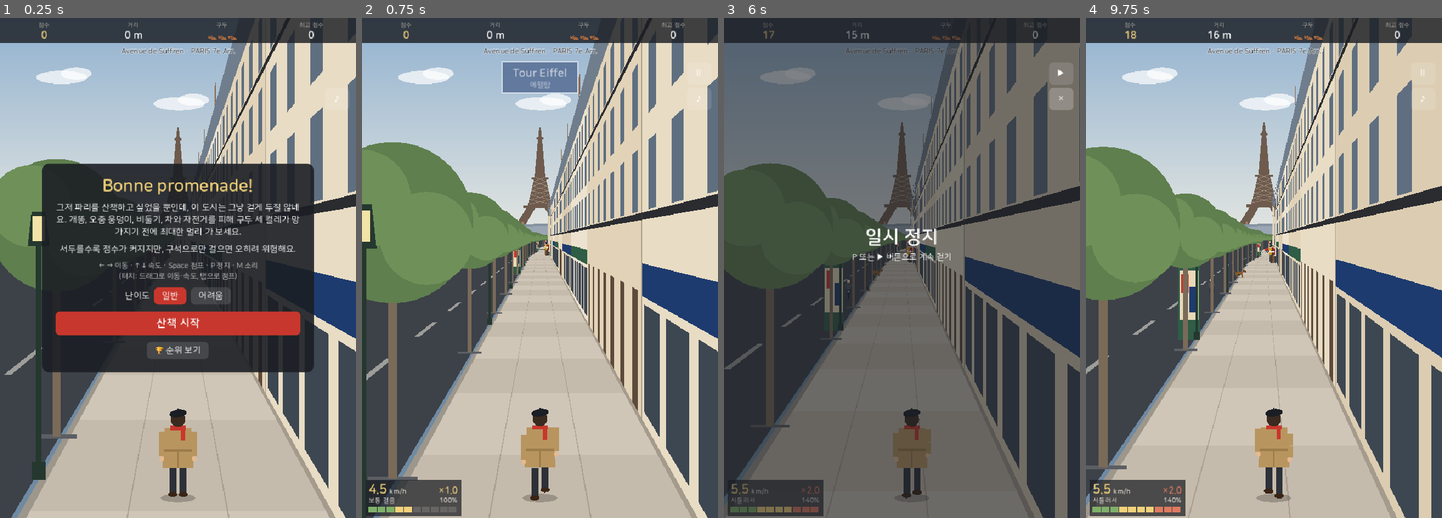
Above: before the commit, frames 1-4 (left to right).
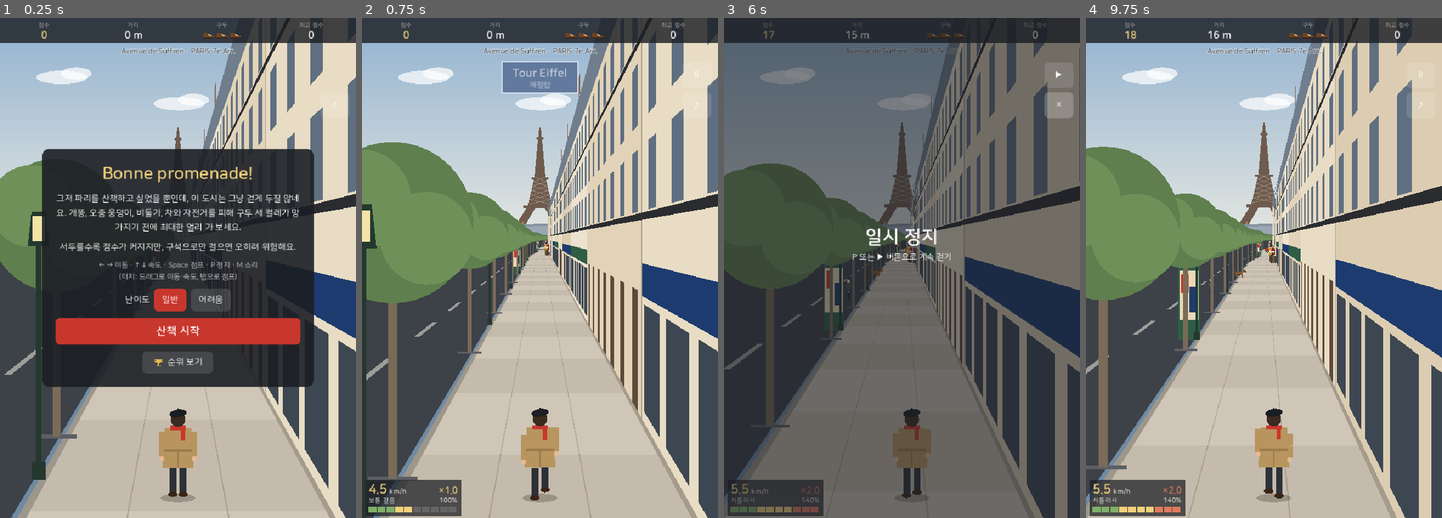
Above: after the commit, the same moments.

Repository: smkim77/paris-promenade
Game: Godot game, scene res://main.tscn
The game is run twice, just before and just after one commit, with the same random seed, the same clock (stepped at 60 frames per second) and the same inputs.
Inputs (mouse positions are in pixels of both pictures, inside the frame that each line leads up to):
- Up to frame 1 (0.25 s): no input
- Up to frame 2 (0.75 s): click "산책 시작" at 0.5 s
- Up to frame 3 (6 s): tap Enter at 1.25, 3.6 s; move the mouse to (980, 243) at 1.27 s; hold Right 1.28-2 s; tap P at 1.35, 5.1 s; click (980, 243) at 1.42 s; tap Space at 1.52, 1.82, 5.27, 5.57 s; click "▶" at 2 s; drag from (830, 293) to (884, 368) at 2.77 s; move the mouse to (937, 158) at 3.52 s; hold Right 3.53-4.25 s; click (937, 158) at 3.67 s; drag from (884, 368) to (795, 193) at 4.27 s; move the mouse to (1008, 343) at 5.02 s; hold Left 5.03-5.75 s; click (1008, 343) at 5.17 s; click "♪" at 5.75 s
- Up to frame 4 (9.75 s): click "×" at 6.5 s; tap Space at 7.25, 8.75 s; drag from (1157, 193) to (1210, 143) at 7.27 s; tap Enter at 8, 8.1, 9.5 s; move the mouse to (1281, 268) at 8.02 s; hold Down 8.03-8.75 s; click (1281, 268) at 8.17 s; drag from (1210, 143) to (1192, 293) at 8.77 s; move the mouse to (1342, 243) at 9.52 s; hold Up from 9.53 s (still down); tap P at 9.6 s; click (1342, 243) at 9.67 s

The runs differ from the first frame. In frame 1, 13% of the frame differs, in the area x 11-96%, y 3-74%; in frame 2, 0.1%; in frame 3, 0.3%; in frame 4, 0.1%.

Commit message:
Get ready for web and mobile: pre-rendered audio, drawn icons, touch polish
- tools/render_audio.gd renders every sound into audio/*.wav (imported QOA-compressed, ~1.5 MB);
  sfx.gd now only loads them, since web builds have no worker threads to synthesise at start-up
- icons.gd draws the avatar/shoe/trophy emoji, which web and mobile builds can't render
- accented Latin letters fall back to Godot's built-in font (the Korean font lacks them)
- pause when the app or tab loses focus, bigger touch targets, a touch-control hint,
  portrait orientation, and a shorter drawing distance on devices below 45 fps

Co-Authored-By: Claude Opus 5.5 <noreply@anthropic.com>

Diff:
--- a/game.gd
+++ b/game.gd
@@ -8,7 +8,7 @@
 ## sidewalk edge.
 
 const SEG_LEN := 200.0
-const DRAW := 160
+const DRAW := 160            # segments generated / simulated ahead
 const ROAD_W := 700.0
 const CAM_H := 1000.0
 const CAM_DEPTH := 0.84
@@ -135,6 +135,8 @@
 
 # ---------- render scratch ----------
 var rows: Array = []
+var draw_n := DRAW             # segments actually drawn: shortened on a phone that can't keep up
+var fps_low_t := 0.0
 var cam_x := 0.0
 var base_idx := 0
 var player_screen := Vector2.ZERO
@@ -173,6 +175,11 @@
 
 func _ready() -> void:
 	randomize()
+	# the Korean font has no accented Latin letters (é, è, à…): fall back to Godot's built-in font,
+	# which every build carries (on the web there are no system fonts to fall back on)
+	var fb: Array[Font] = [ThemeDB.fallback_font]
+	font.fallbacks = fb
+	font_bold.fallbacks = fb
 	for i in 48:
 		ROOFS.append({"w": 26 + ((i * 37) % 40), "h": 10 + ((i * 53) % 26), "chim": i % 3})
 	_load_save()
@@ -766,7 +773,22 @@
 	_layout()
 	if state == PLAY:
 		update(minf(delta, 0.05))
+		_adapt_quality(delta)
 	queue_redraw()
+
+
+## a slow phone: after 2 s below 45 fps, draw 15 fewer segments of the street (down to 85);
+## the far end just appears a little later
+func _adapt_quality(delta: float) -> void:
+	if draw_n <= 85:
+		return
+	if Engine.get_frames_per_second() < 45:
+		fps_low_t += delta
+		if fps_low_t > 2.0:
+			draw_n -= 15
+			fps_low_t = 0.0
+	else:
+		fps_low_t = 0.0
 
 
 func update(dt: float) -> void:
@@ -1143,6 +1165,13 @@
 # input
 # ======================================================================
 
+func _notification(what: int) -> void:
+	# switching apps or tabs (or the phone locking) pauses the walk, like the web version
+	if what in [NOTIFICATION_APPLICATION_FOCUS_OUT, NOTIFICATION_APPLICATION_PAUSED] and state == PLAY \
+			and not OS.get_cmdline_user_args().has("--autoplay"):
+		toggle_pause()
+
+
 func jump() -> void:
 	if state != PLAY or jump_t > 0.0:
 		return
@@ -1363,7 +1392,7 @@
 	var x := 0.0
 	var dx: float = -(segs[base_idx].curve * base_pct)
 	rows = []
-	for n in DRAW:
+	for n in draw_n:
 		var i := base_idx + n
 		var seg: Dictionary = segs[i]
 		var zs := i * SEG_LEN
@@ -1379,7 +1408,7 @@
 	var buckets := {}
 	var add := func(z: float, fn: Callable) -> void:
 		var n := floori(z / SEG_LEN) - base_idx
-		if n < 0 or n >= DRAW:
+		if n < 0 or n >= draw_n:
 			return
 		if not buckets.has(n):
 			buckets[n] = []
@@ -1439,7 +1468,7 @@
 			var lz: float = c.lanes[car.lane]
 			add.call(lz, (draw_bike if car.bike else draw_car).bind(to_screen(lz, car.x), car))
 
-	for n in range(DRAW - 1, -1, -1):
+	for n in range(draw_n - 1, -1, -1):
 		draw_segment(rows[n])
 		if buckets.has(n):
 			var list: Array = buckets[n]
@@ -2646,12 +2675,15 @@
 ## top bar: score, distance, shoes, best; with the street name under it
 func draw_hud() -> void:
 	rect(0, 0, W, HUD_H, Color(0.106, 0.118, 0.141, 0.82))
-	var cols := [["점수", _fmt(floori(score))], ["거리", "%d m" % floori(dist)], ["구두", "👞".repeat(maxi(0, lives)) if lives > 0 else "—"], ["최고 점수", _fmt(best)]]
+	var cols := [["점수", _fmt(floori(score))], ["거리", "%d m" % floori(dist)], ["구두", "" if lives > 0 else "—"], ["최고 점수", _fmt(best)]]
 	var cw := W / cols.size()
 	for j in cols.size():
 		var cx := cw * (j + 0.5)
 		text(cols[j][0], V(cx, 16), 11, Color("b9b3a8"), HORIZONTAL_ALIGNMENT_CENTER, font)
 		text(cols[j][1], V(cx, 37), 18, Color("f2d27a") if j == 0 else Color.WHITE)
+	flush()
+	for k in maxi(0, lives):      # one drawn shoe per pair left (emoji don't render on web / mobile)
+		Icons.paint(self, "👞", V(cw * 2.5 + (k - (lives - 1) / 2.0) * 24, 31), 22)
 	var p: Dictionary = PLACES[place_at(dist)]
 	text("%s · PARIS %s Arr." % [p.street, p.arr], V(W / 2, HUD_H + 18), 13, Color("1b1e24"), HORIZONTAL_ALIGNMENT_CENTER, font, 4, Color(1, 1, 1, 0.75))
 
@@ -2696,8 +2728,8 @@
 	tab.bg_color = Color(1, 1, 1, 0.12)
 	tab.content_margin_left = 14
 	tab.content_margin_right = 14
-	tab.content_margin_top = 6
-	tab.content_margin_bottom = 6
+	tab.content_margin_top = 9
+	tab.content_margin_bottom = 9
 	var tab_on: StyleBoxFlat = tab.duplicate()
 	tab_on.bg_color = Color("c8372d")
 	var tab_hover: StyleBoxFlat = tab.duplicate()
@@ -2717,7 +2749,10 @@
 		"서두를수록 점수가 커지지만, 구석으로만 걸으면 오히려 위험해요.",
 	], "산책 시작")
 	var keys := Label.new()
-	keys.text = "← → 이동 · ↑ ↓ 속도 · Space 점프 · P 정지 · M 소리\n(터치: 드래그로 이동·속도, 탭으로 점프)"
+	if DisplayServer.is_touchscreen_available():
+		keys.text = "좌우로 드래그해서 이동 · 위아래로 드래그해서 속도\n짧게 탭하면 점프 · II 버튼으로 일시 정지"
+	else:
+		keys.text = "← → 이동 · ↑ ↓ 속도 · Space 점프 · P 정지 · M 소리\n(터치: 드래그로 이동·속도, 탭으로 점프)"
 	keys.horizontal_alignment = HORIZONTAL_ALIGNMENT_CENTER
 	keys.add_theme_font_size_override("font_size", 13)
 	keys.modulate = Color(1, 1, 1, 0.75)
@@ -2752,7 +2787,7 @@
 	sound_btn = Button.new()
 	sound_btn.text = "♪"
 	sound_btn.focus_mode = Control.FOCUS_NONE
-	_pin_top_right(sound_btn, HUD_H + 80)
+	_pin_top_right(sound_btn, HUD_H + 88)
 	sound_btn.theme_type_variation = "TabBtn"
 	sound_btn.pressed.connect(_toggle_sound)
 	sound_btn.text = "×" if sfx.muted else "♪"
@@ -2825,10 +2860,10 @@
 func _pin_top_right(b: Control, top: float) -> void:
 	b.anchor_left = 1.0
 	b.anchor_right = 1.0
-	b.offset_left = -56
+	b.offset_left = -64
 	b.offset_right = -12
 	b.offset_top = top
-	b.offset_bottom = top + 40
+	b.offset_bottom = top + 46
 
 
 func _para(s: String) -> Label:
--- /dev/null
+++ b/icons.gd
@@ -0,0 +1,149 @@
+class_name Icons
+extends Control
+## The emoji the game uses (scoreboard avatars, shoes, trophy), drawn as small vector icons,
+## because web and mobile builds have no emoji font to fall back on. The scoreboard keeps
+## storing the emoji characters themselves (shared with the web version); only the look is ours.
+## As a Control it shows one icon (`id`); Icons.paint() draws one onto any CanvasItem.
+
+const IDS := ["🥖", "🗼", "🐕", "🐦", "👞", "🥐", "🧀", "🍷", "🎨", "🚲", "🐀", "🎩", "🏆", "🙂"]
+
+var id := "🙂":
+	set(v):
+		id = v
+		queue_redraw()
+
+
+static func make(icon_id: String, px: float) -> Icons:
+	var c := Icons.new()
+	c.id = icon_id
+	c.custom_minimum_size = Vector2(px, px)
+	c.mouse_filter = Control.MOUSE_FILTER_IGNORE
+	return c
+
+
+func _draw() -> void:
+	paint(self, id, size / 2, minf(size.x, size.y))
+
+
+## draw icon `icon_id` centred at c, s pixels across
+static func paint(ci: CanvasItem, icon_id: String, c: Vector2, s: float) -> void:
+	match icon_id:
+		"🥖":      # baguette
+			_ell(ci, c, s, 0, 0, 0.48, 0.15, Color("d9a35a"), -0.6)
+			for k in 3:
+				var u := (k - 1) * 0.22
+				_ln(ci, c, s, u * cos(-0.6) - 0.06, u * sin(-0.6) - 0.06, u * cos(-0.6) + 0.06, u * sin(-0.6) + 0.06, 0.04, Color("a8692c"))
+		"🗼":      # Eiffel Tower
+			var b := Color("8a6a52")
+			_poly(ci, c, s, [[-0.32, 0.46], [-0.2, 0.46], [-0.05, -0.04], [-0.12, -0.04]], b)
+			_poly(ci, c, s, [[0.32, 0.46], [0.2, 0.46], [0.05, -0.04], [0.12, -0.04]], b)
+			_poly(ci, c, s, [[-0.17, -0.06], [0.17, -0.06], [0.17, 0.0], [-0.17, 0.0]], b)
+			_poly(ci, c, s, [[-0.1, -0.04], [0.1, -0.04], [0.03, -0.36], [-0.03, -0.36]], b)
+			_poly(ci, c, s, [[-0.03, -0.36], [0.03, -0.36], [0.0, -0.5]], b)
+		"🐕":      # dog
+			var d := Color("b98a4e")
+			for x in [-0.2, -0.12, 0.12, 0.2]:
+				_ln(ci, c, s, x, 0.05, x, 0.32, 0.07, d)
+			_ln(ci, c, s, -0.26, 0.0, -0.4, -0.18, 0.05, d)
+			_ell(ci, c, s, -0.02, 0.05, 0.28, 0.13, d)
+			_ell(ci, c, s, 0.27, -0.12, 0.13, 0.11, d)
+			_ell(ci, c, s, 0.38, -0.09, 0.07, 0.05, d)
+			_ell(ci, c, s, 0.21, -0.17, 0.05, 0.1, Color("7a5530"), 0.4)
+			_ell(ci, c, s, 0.43, -0.1, 0.025, 0.025, Color("1b1e24"))
+		"🐦":      # pigeon
+			_ell(ci, c, s, -0.04, 0.06, 0.3, 0.17, Color("8a95a3"))
+			_poly(ci, c, s, [[-0.3, 0.02], [-0.48, -0.06], [-0.48, 0.12]], Color("5c6b74"))
+			_ell(ci, c, s, -0.06, 0.02, 0.17, 0.08, Color("6f7a88"), -0.2)
+			_ell(ci, c, s, 0.24, -0.12, 0.12, 0.12, Color("4f7a6a"))
+			_poly(ci, c, s, [[0.34, -0.14], [0.46, -0.1], [0.34, -0.07]], Color("c88a5a"))
+			_ell(ci, c, s, 0.26, -0.15, 0.025, 0.025, Color("1b1e24"))
+			_ln(ci, c, s, 0.0, 0.22, -0.02, 0.36, 0.035, Color("c88a5a"))
+			_ln(ci, c, s, 0.08, 0.22, 0.1, 0.36, 0.035, Color("c88a5a"))
+		"👞":      # shoe
+			_poly(ci, c, s, [[-0.46, -0.18], [-0.46, 0.2], [0.46, 0.2], [0.46, 0.08], [0.22, -0.04], [-0.02, -0.08], [-0.14, -0.2]], Color("6b4423"))
+			_poly(ci, c, s, [[-0.46, 0.2], [0.46, 0.2], [0.46, 0.27], [-0.46, 0.27]], Color("3a2416"))
+			for k in 3:
+				_ln(ci, c, s, -0.06 + k * 0.08, -0.08 + k * 0.02, 0.0 + k * 0.08, 0.02 + k * 0.02, 0.025, Color("e8dcc6"))
+		"🥐":      # croissant
+			for k in 5:
+				var a := PI * (1.1 + k * 0.2)
+				var r := 0.11 if k == 0 or k == 4 else 0.16
+				_ell(ci, c, s, cos(a) * 0.3, 0.12 + sin(a) * 0.3, r, r * 0.8, Color("d9a35a") if k % 2 == 0 else Color("c98d45"), a)
+		"🧀":      # cheese wedge
+			_poly(ci, c, s, [[-0.44, 0.06], [0.44, -0.24], [0.44, 0.26], [-0.44, 0.26]], Color("f2c94c"))
+			_poly(ci, c, s, [[-0.44, 0.06], [0.44, -0.24], [0.44, -0.12], [-0.44, 0.12]], Color("f7dc7a"))
+			for h in [[-0.1, 0.17, 0.06], [0.2, 0.08, 0.07], [0.26, 0.2, 0.04]]:
+				_ell(ci, c, s, h[0], h[1], h[2], h[2], Color("d9a52c"))
+		"🍷":      # glass of red wine
+			_ell(ci, c, s, 0, -0.2, 0.24, 0.26, Color(0.85, 0.9, 0.95, 0.5), 0, 0, PI)
+			_ell(ci, c, s, 0, -0.12, 0.21, 0.2, Color("8c1c2c"), 0, 0, PI)
+			_ln(ci, c, s, 0, 0.06, 0, 0.34, 0.05, Color(0.85, 0.9, 0.95, 0.9))
+			_ell(ci, c, s, 0, 0.36, 0.18, 0.05, Color(0.85, 0.9, 0.95, 0.9))
+		"🎨":      # painter's palette
+			_ell(ci, c, s, 0, 0, 0.46, 0.36, Color("e8c99b"))
+			_ell(ci, c, s, 0.18, 0.14, 0.08, 0.07, Color("b98f5c"))
+			for dot in [[-0.24, -0.06, "c8372d"], [-0.06, -0.2, "1d3b6e"], [0.16, -0.16, "f2c94c"], [-0.18, 0.16, "2f5d46"]]:
+				_ell(ci, c, s, dot[0], dot[1], 0.08, 0.08, Color(dot[2]))
+		"🚲":      # bicycle
+			var f := Color("3f6fb0")
+			for x in [-0.27, 0.27]:
+				ci.draw_arc(_p(c, s, x, 0.12), 0.18 * s, 0, TAU, 24, Color("1b1e24"), maxf(1.0, 0.05 * s), true)
+			_ln(ci, c, s, -0.27, 0.12, -0.02, 0.12, 0.05, f)
+			_ln(ci, c, s, -0.02, 0.12, -0.12, -0.12, 0.05, f)
+			_ln(ci, c, s, -0.12, -0.12, 0.17, -0.12, 0.05, f)
+			_ln(ci, c, s, 0.17, -0.12, -0.02, 0.12, 0.05, f)
+			_ln(ci, c, s, 0.17, -0.12, 0.27, 0.12, 0.05, f)
+			_ln(ci, c, s, -0.27, 0.12, -0.12, -0.12, 0.05, f)
+			_ln(ci, c, s, 0.14, -0.22, 0.24, -0.22, 0.05, Color("4a4f57"))
+			_ln(ci, c, s, -0.17, -0.18, -0.06, -0.18, 0.06, Color("2a2c30"))
+		"🐀":      # rat
+			var g := Color("7a7a80")
+			ci.draw_polyline(PackedVector2Array([_p(c, s, -0.24, 0.08), _p(c, s, -0.38, 0.14), _p(c, s, -0.46, 0.04), _p(c, s, -0.44, -0.08)]), Color("d9a0a0"), maxf(1.0, 0.035 * s), true)
+			_ell(ci, c, s, -0.04, 0.06, 0.24, 0.14, g)
+			_poly(ci, c, s, [[0.12, -0.04], [0.42, 0.06], [0.12, 0.16]], g)
+			_ell(ci, c, s, 0.12, -0.08, 0.07, 0.07, Color("d9a0a0"))
+			_ell(ci, c, s, 0.26, 0.02, 0.025, 0.025, Color("1b1e24"))
+			_ell(ci, c, s, 0.42, 0.06, 0.025, 0.025, Color("d98080"))
+		"🎩":      # top hat
+			_ell(ci, c, s, 0, 0.3, 0.44, 0.1, Color("1b1e24"))
+			_poly(ci, c, s, [[-0.24, 0.3], [-0.26, -0.36], [0.26, -0.36], [0.24, 0.3]], Color("2a2c30"))
+			_ell(ci, c, s, 0, -0.36, 0.26, 0.06, Color("33363d"))
+			_poly(ci, c, s, [[-0.245, 0.12], [0.245, 0.12], [0.24, 0.22], [-0.24, 0.22]], Color("c8372d"))
+		"🏆":      # trophy
+			var au := Color("e2b84a")
+			for sd in [-1.0, 1.0]:
+				ci.draw_arc(_p(c, s, sd * 0.24, -0.16), 0.11 * s, 0, TAU, 20, au, maxf(1.0, 0.05 * s), true)
+			_ell(ci, c, s, 0, -0.3, 0.27, 0.36, au, 0, 0, PI)
+			_poly(ci, c, s, [[-0.06, 0.06], [0.06, 0.06], [0.06, 0.26], [-0.06, 0.26]], au)
+			_poly(ci, c, s, [[-0.2, 0.26], [0.2, 0.26], [0.22, 0.38], [-0.22, 0.38]], Color("b38a2e"))
+			_ell(ci, c, s, -0.1, -0.2, 0.05, 0.12, Color(1, 1, 1, 0.35))
+		_:         # 🙂 and anything unknown
+			_ell(ci, c, s, 0, 0, 0.44, 0.44, Color("f2d27a"))
+			_ell(ci, c, s, -0.14, -0.1, 0.05, 0.07, Color("1b1e24"))
+			_ell(ci, c, s, 0.14, -0.1, 0.05, 0.07, Color("1b1e24"))
+			ci.draw_arc(_p(c, s, 0, 0.02), 0.22 * s, 0.35, PI - 0.35, 16, Color("1b1e24"), maxf(1.0, 0.05 * s), true)
+
+
+static func _p(c: Vector2, s: float, x: float, y: float) -> Vector2:
+	return c + Vector2(x, y) * s
+
+
+static func _ell(ci: CanvasItem, c: Vector2, s: float, x: float, y: float, rx: float, ry: float, col: Color,
+		rot := 0.0, a0 := 0.0, a1 := TAU) -> void:
+	var pts := PackedVector2Array()
+	var n := 20
+	for k in n + (0 if a1 - a0 >= TAU else 1):
+		var t := a0 + (a1 - a0) * k / n
+		pts.append(c + (Vector2(cos(t) * rx, sin(t) * ry).rotated(rot) + Vector2(x, y)) * s)
+	ci.draw_colored_polygon(pts, col)
+
+
+static func _poly(ci: CanvasItem, c: Vector2, s: float, pts: Array, col: Color) -> void:
+	var out := PackedVector2Array()
+	for p in pts:
+		out.append(c + Vector2(p[0], p[1]) * s)
+	ci.draw_colored_polygon(out, col)
+
+
+static func _ln(ci: CanvasItem, c: Vector2, s: float, x0: float, y0: float, x1: float, y1: float, w: float, col: Color) -> void:
+	ci.draw_line(_p(c, s, x0, y0), _p(c, s, x1, y1), col, maxf(1.0, w * s), true)
--- a/leaderboard.gd
+++ b/leaderboard.gd
@@ -49,9 +49,9 @@
 	var row := HBoxContainer.new()
 	row.alignment = BoxContainer.ALIGNMENT_CENTER
 	row.add_theme_constant_override("separation", 8)
-	row.add_child(_btn("🏆 순위 보기", open_board))
+	row.add_child(_icon_btn("🏆", "순위 보기", open_board))
 	if can_write:
-		profile_btn = _btn("", func(): open_profile())
+		profile_btn = _icon_btn("🙂", "", func(): open_profile())
 		row.add_child(profile_btn)
 		_update_profile_button()
 	start_box.add_child(row)
@@ -68,7 +68,7 @@
 	orow.alignment = BoxContainer.ALIGNMENT_CENTER
 	orow.add_theme_constant_override("separation", 8)
 	orow.add_child(over_action)
-	orow.add_child(_btn("🏆 순위 보기", open_board))
+	orow.add_child(_icon_btn("🏆", "순위 보기", open_board))
 	over_box.add_child(over_status)
 	over_box.move_child(over_status, 4)
 	over_box.add_child(orow)
@@ -152,7 +152,8 @@
 
 func _update_profile_button() -> void:
 	if profile_btn:
-		profile_btn.text = "%s %s" % [profile.get("avatar", "🙂"), profile.nickname] if has_nickname() else "닉네임 정하기"
+		_set_icon_btn(profile_btn, profile.avatar if has_nickname() and profile.get("avatar", "") != "" else "🙂",
+			profile.nickname if has_nickname() else "닉네임 정하기")
 
 
 # ---------- after each game: post the run (asking for a nickname the first time) ----------
@@ -250,7 +251,7 @@
 	var rk := _label(_n(r.get("rank")), 16)
 	rk.custom_minimum_size.x = 30
 	row.add_child(rk)
-	row.add_child(_label(str(r.get("avatar", "🙂")) if r.get("avatar") else "🙂", 20))
+	row.add_child(Icons.make(str(r.avatar) if r.get("avatar") else "🙂", 26))
 	var name_box := VBoxContainer.new()
 	name_box.size_flags_horizontal = Control.SIZE_EXPAND_FILL
 	name_box.add_theme_constant_override("separation", 0)
@@ -329,7 +330,7 @@
 
 func _render_avatars() -> void:
 	for b in avatar_btns:
-		b.button_pressed = b.text == picked_avatar
+		b.button_pressed = b.get_meta("id") == picked_avatar
 
 
 func save_profile(_t := "") -> void:
@@ -365,7 +366,13 @@
 	grid.add_theme_constant_override("h_separation", 6)
 	grid.add_theme_constant_override("v_separation", 6)
 	for a in AVATARS:
-		var b := _tab(a, _pick_avatar.bind(a))
+		var b := _tab("", _pick_avatar.bind(a))
+		b.set_meta("id", a)
+		var ic := CenterContainer.new()
+		ic.set_anchors_preset(Control.PRESET_FULL_RECT)
+		ic.mouse_filter = Control.MOUSE_FILTER_IGNORE
+		ic.add_child(Icons.make(a, 30))
+		b.add_child(ic)
 		b.custom_minimum_size = Vector2(52, 44)
 		b.add_theme_font_size_override("font_size", 22)
 		avatar_btns.append(b)
@@ -456,6 +463,32 @@
 	return b
 
 
+## a button with a drawn icon before its text (emoji don't render on web / mobile builds)
+func _icon_btn(icon_id: String, s: String, on: Callable) -> Button:
+	var b := _btn("", on)
+	var box := HBoxContainer.new()
+	box.set_anchors_preset(Control.PRESET_FULL_RECT)
+	box.alignment = BoxContainer.ALIGNMENT_CENTER
+	box.mouse_filter = Control.MOUSE_FILTER_IGNORE
+	box.add_theme_constant_override("separation", 6)
+	var ic := Icons.make(icon_id, 20)
+	var l := Label.new()
+	l.mouse_filter = Control.MOUSE_FILTER_IGNORE
+	box.add_child(ic)
+	box.add_child(l)
+	b.add_child(box)
+	b.set_meta("icon", ic)
+	b.set_meta("label", l)
+	_set_icon_btn(b, icon_id, s)
+	return b
+
+
+func _set_icon_btn(b: Button, icon_id: String, s: String) -> void:
+	b.get_meta("icon").id = icon_id
+	b.get_meta("label").text = s
+	b.custom_minimum_size = Vector2(game.font.get_string_size(s, HORIZONTAL_ALIGNMENT_LEFT, -1, 16).x + 64, 40)
+
+
 func _tab(s: String, on: Callable) -> Button:
 	var b := _btn(s, on)
 	b.toggle_mode = true
--- a/project.godot
+++ b/project.godot
@@ -15,10 +15,8 @@
 window/size/viewport_height=900
 window/stretch/mode="canvas_items"
 window/stretch/aspect="expand"
+window/handheld/orientation=1
 
-[gui]
-
-theme/custom_font="res://fonts/NanumSquareRoundR.ttf"
 
 [rendering]
 
--- a/sfx.gd
+++ b/sfx.gd
@@ -1,23 +1,30 @@
 extends Node
-## All sound, synthesised in code like the web version's Web Audio (no sound files):
-## - effects: rendered once at start-up into short PCM clips, played from a pool of players
-## - music: The Skaters' Waltz (normal mode) and the riot piece (hard mode), each rendered on a
-##   worker thread into one seamless loop
+## All sound is synthesised in code, like the web version's Web Audio:
+## - effects: short clips, played from a pool of players
+## - music: The Skaters' Waltz (normal mode) and the riot piece (hard mode), each one seamless loop
 ## - ambience: looping beds (spray, flies, traffic, café chatter, fire) whose volume and stereo
 ##   position follow what is near the walker (see game.gd update_ambience)
+## The synthesis takes several seconds of GDScript, too slow to run at start-up in a browser
+## (web builds have no worker threads), so tools/render_audio.gd renders everything once into
+## audio/*.wav, which Godot imports QOA-compressed; at runtime this script only loads them.
+## Re-run that tool after changing any sound.
 
 const RATE := 22050
 const MASTER := 1.2          # the web version's master gain (0.6), doubled so the game isn't too quiet
 const MUSIC := 0.22          # background music level, kept low
+const AUDIO_DIR := "res://audio/"
+const EFFECTS := ["splat", "pee", "flies", "birdHit", "honk", "throw", "shatter", "burn", "crash", "spray",
+	"jump", "plate", "over", "start", "grumble0", "grumble1", "grumble2", "grumble3",
+	"drop15", "drop16", "drop17", "drop18", "drop19", "drop20", "drop21", "drop22", "drop23", "drop24", "drop25"]
+const AMB_BUS := {"spray": "AmbLeft", "flies": "Master", "road": "AmbCar", "engine": "AmbCar",
+	"chat": "AmbRight", "murmur": "AmbRight", "fire": "AmbFire"}
 
 var clips := {}
 var players: Array[AudioStreamPlayer] = []
 var next_player := 0
 var muted := false
 var music: AudioStreamPlayer
-var tracks := {}             # "waltz" / "riot" -> AudioStreamWAV, once rendered
-var want_track := ""
-var tasks: Array[int] = []
+var tracks := {}             # "waltz" / "riot" -> AudioStream
 var amb := {}                # channel -> {"player", "level", "target"}
 var amb_on := false
 var bus_car := -1
@@ -35,15 +42,29 @@
 	bus_fire = _bus("AmbFire", 0.0)
 	_bus("AmbLeft", -0.55)
 	_bus("AmbRight", 0.55)
+	for e in EFFECTS:
+		clips[e] = load(AUDIO_DIR + e + ".wav")
+	for t in ["waltz", "riot"]:
+		tracks[t] = load(AUDIO_DIR + t + ".wav")
+	for ch in AMB_BUS:
+		var p := AudioStreamPlayer.new()
+		p.stream = load(AUDIO_DIR + "amb_" + ch + ".wav")
+		p.bus = AMB_BUS[ch]
+		p.volume_db = -80.0
+		add_child(p)
+		amb[ch] = {"player": p, "level": 0.0, "target": 0.0}
+
+
+## render every sound into dir as .wav (run by tools/render_audio.gd, not by the game)
+func render_all(dir: String) -> void:
 	_build_effects()
-	tasks.append(WorkerThreadPool.add_task(_render_track.bind("waltz")))
-	tasks.append(WorkerThreadPool.add_task(_render_track.bind("riot")))
-	tasks.append(WorkerThreadPool.add_task(_render_ambience))
-
-
-func _exit_tree() -> void:
-	for t in tasks:
-		WorkerThreadPool.wait_for_task_completion(t)
+	for k in clips:
+		clips[k].save_to_wav(dir + k + ".wav")
+	_waltz().save_to_wav(dir + "waltz.wav")
+	_riot().save_to_wav(dir + "riot.wav")
+	var loops := _ambience_loops()
+	for ch in loops:
+		loops[ch].save_to_wav(dir + "amb_" + ch + ".wav")
 
 
 func _bus(bus_name: String, pan: float) -> int:
@@ -89,13 +110,9 @@
 
 ## start a piece ("waltz" / "riot"), from the top; it begins as soon as it has been rendered
 func music_play(track: String) -> void:
-	want_track = track
 	music.stream_paused = false
-	if tracks.has(track):
-		music.stream = tracks[track]
-		music.play()
-	else:
-		music.stop()
+	music.stream = tracks[track]
+	music.play()
 
 
 func music_resume() -> void:
@@ -113,7 +130,6 @@
 
 
 func music_stop() -> void:
-	want_track = ""
 	music.stop()
 
 
@@ -155,26 +171,8 @@
 		p.volume_db = linear_to_db(ch.level * MASTER)
 
 
-func _track_ready(track: String, w: AudioStreamWAV) -> void:
-	tracks[track] = w
-	if want_track == track:
-		music_play(track)
-
-
-func _ambience_ready(loops: Dictionary) -> void:
-	var buses := {"spray": "AmbLeft", "flies": "Master", "road": "AmbCar", "engine": "AmbCar",
-		"chat": "AmbRight", "murmur": "AmbRight", "fire": "AmbFire"}
-	for ch in loops:
-		var p := AudioStreamPlayer.new()
-		p.stream = loops[ch]
-		p.bus = buses[ch]
-		p.volume_db = -80.0
-		add_child(p)
-		amb[ch] = {"player": p, "level": 0.0, "target": 0.0}
-
-
-# ======================================================================
-# synthesis building blocks (pure functions of their buffers, safe on worker threads)
+# ======================================================================
+# synthesis building blocks (used by render_all)
 # ======================================================================
 
 func _buf(dur: float) -> PackedFloat32Array:
@@ -532,11 +530,6 @@
 # music
 # ======================================================================
 
-func _render_track(track: String) -> void:
-	var w := _waltz() if track == "waltz" else _riot()
-	call_deferred("_track_ready", track, w)
-
-
 # The Skaters' Waltz (Les Patineurs, Émile Waldteufel, 1882, public domain) — the web version's
 # quiet accordion arrangement of Waltz No. 1: the main theme (A major) twice, the second strain
 # (D major) twice, then the high, bouncy middle twice. 3/4: bass on beat 1, chord on beats 2 and 3.
@@ -693,7 +686,7 @@
 # ambience beds
 # ======================================================================
 
-func _render_ambience() -> void:
+func _ambience_loops() -> Dictionary:
 	var loops := {}
 	# hiss of water on stone
 	var b := _buf(2.3)
@@ -728,7 +721,7 @@
 		_noise(b, {"delay": randf() * 3.2, "dur": 0.015 + randf() * 0.03, "gain": 0.6 + randf(), "freq": 1500.0 + randf() * 3500.0,
 			"filter": "bandpass", "q": 2.5, "attack": 0.002})
 	loops["fire"] = _wav(_xfade(b, 3.0), 1.0, int(3.0 * RATE))
-	call_deferred("_ambience_ready", loops)
+	return loops
 
 
 ## white noise through a chain of biquads, added to b at the given gain
--- /dev/null
+++ b/tools/render_audio.gd
@@ -0,0 +1,14 @@
+extends SceneTree
+## Renders every sound of the game into audio/*.wav (see sfx.gd). Run after changing a sound:
+##   godot --headless --path . -s tools/render_audio.gd
+## then open the editor (or run with --import) so the new files are imported.
+
+func _init() -> void:
+	var sfx = load("res://sfx.gd").new()
+	var dir := ProjectSettings.globalize_path("res://audio/")
+	DirAccess.make_dir_recursive_absolute(dir)
+	var t := Time.get_ticks_msec()
+	sfx.render_all(dir)
+	print("rendered audio into %s in %.1f s" % [dir, (Time.get_ticks_msec() - t) / 1000.0])
+	sfx.free()
+	quit()
Not shown, added: audio/amb_chat.wav.import
Not shown, added: audio/amb_engine.wav.import
Not shown, added: audio/amb_fire.wav.import
Not shown, added: audio/amb_flies.wav.import
Not shown, added: audio/amb_murmur.wav.import
Not shown, added: audio/amb_road.wav.import
Not shown, added: audio/amb_spray.wav.import
Not shown, added: audio/birdHit.wav.import
Not shown, added: audio/burn.wav.import
Not shown, added: audio/crash.wav.import
Not shown, added: audio/drop15.wav.import
Not shown, added: audio/drop16.wav.import
(and 68 more such lines)
